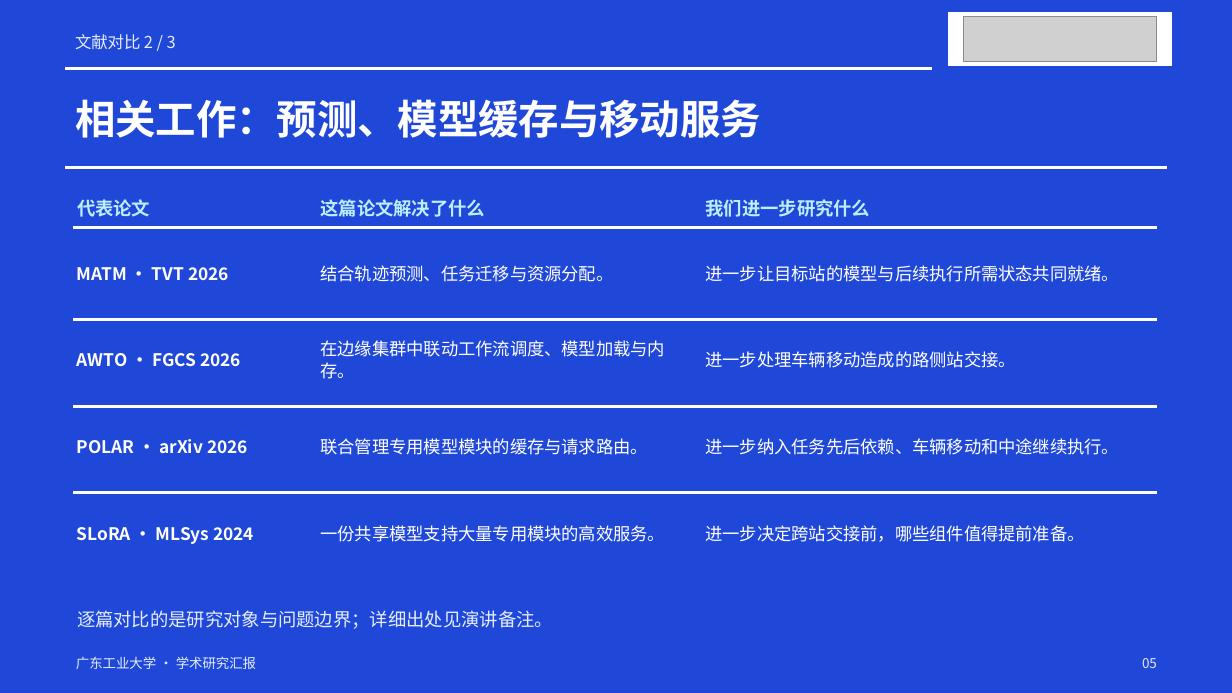
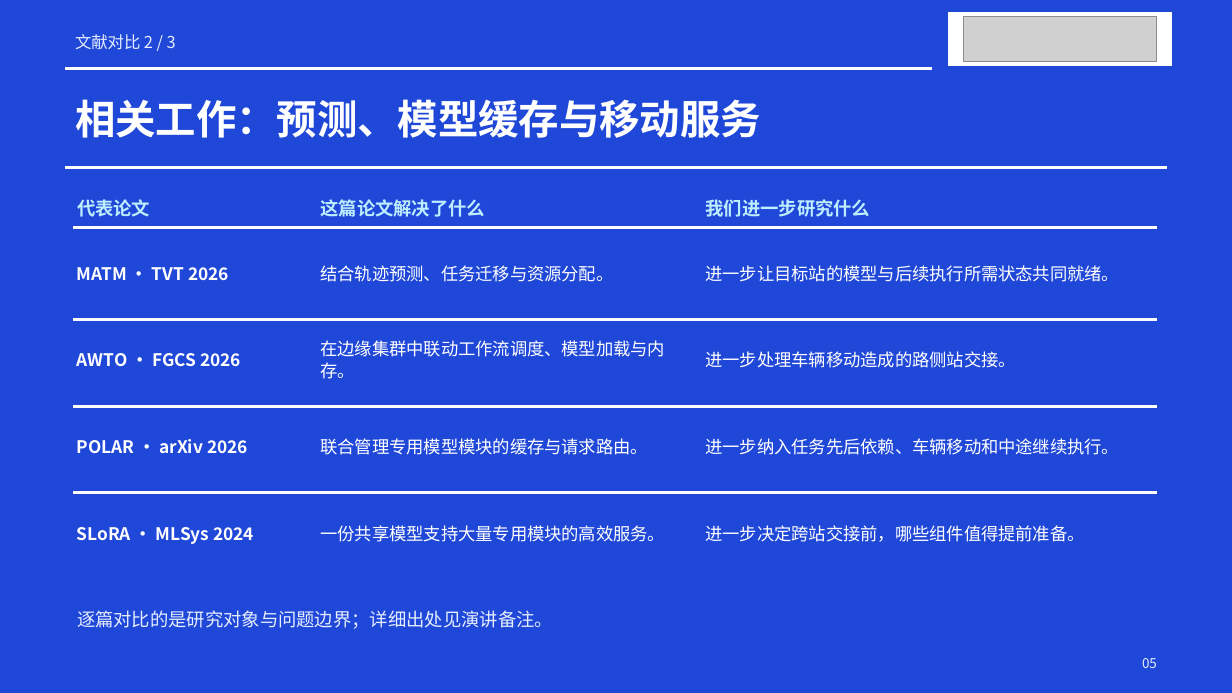
Before and after one commit to reminderxxx/PPO_MEC, a slide deck: slide 5 of outputs/mobile_edge_workflow_jury_report_20261011.pptx. Drawn at 1232x693 pixels with LibreOffice and Linux fonts; fonts in the diff are those of the drawing; grey boxes stand for pictures. Boxes give left, top, right and bottom in pixels: in the first picture for what was removed or moved away, otherwise in the second. Text is boxed around its words. In the diff, an @@ line names an element or a change of style, - is before the commit and + after.

```diff
--- a/outputs/mobile_edge_workflow_jury_report_20261011.pptx
+++ b/outputs/mobile_edge_workflow_jury_report_20261011.pptx
@@ text removed at [76,656,256,669] @@
-广东工业大学 · 学术研究汇报
```
Also in this commit, not shown: 22 other slides changed, 5 other files.
